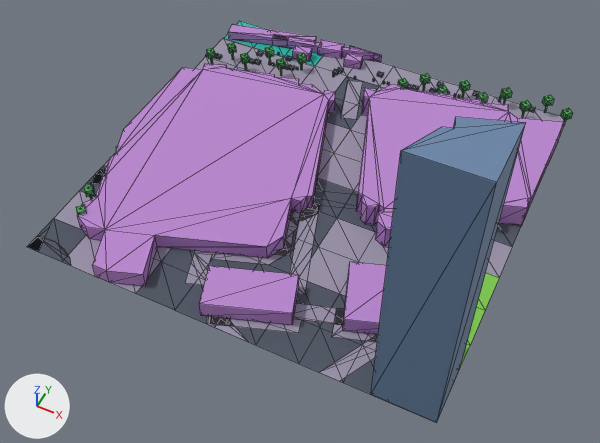
A saved change to the glTF model public/maps/melbourne/chunks/4_-14.glb.
The view is the same before and after, from a 50 mm lens placed at (607.8, 1467.1, 176.6), pointed at (542.5, 1597.7, 13.4). Every picture has the same lights, and +X, +Y and +Z are marked at lower left. The picture after the commit comes second. Mesh edges are drawn as thin lines. Where no turn or scale is listed for an object, it has been applied to the vertices. Vertices at exactly the same position are counted once.

The older version as bpy lines, for what is in view:
```python
me_mesh_0 = bpy.data.meshes.new('Mesh_0')
me_mesh_0.from_pydata(...)  # 1175 vertices, 1772 faces; spans x -60.6..60.6, y -60.6..60.6, z -40.1..40.1
# faces by material slot: [79, 187, 8, 6, 416, 20, 600, 456]
me_mesh_0.materials.append(mat_asphalt)  # greyish blue #4f5563
me_mesh_0.materials.append(mat_pavement)  # grey #9a93a8
me_mesh_0.materials.append(mat_grass)  # green #7ec84f
me_mesh_0.materials.append(mat_water)  # cyan #2ec2af
me_mesh_0.materials.append(mat_commercial)  # purple #b985cf
me_mesh_0.materials.append(mat_skyscraper)  # blue #718caf
me_mesh_0.materials.append(mat_vegetation)  # green #50a65d
me_mesh_0.materials.append(mat_prop)  # greyish blue #697681
ob_compiled_chunk = bpy.data.objects.new('compiled-chunk', me_mesh_0)
ob_compiled_chunk.location = (534.6, 1626.6, 40.2)
```
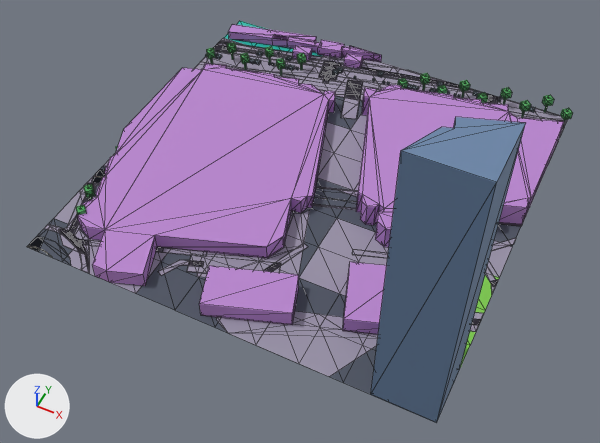
Where the newer file only moved an object's origin or applied its transform, the numbers keep the older frame.

What the commit changed:
Material 'cycleway' (mat_cycleway) is new.
Its base color is (0.34, 0.18, 0.14) (brown #9e7669).
Its roughness is 0.9.
Material 'marking' (mat_marking) is new.
Its base color is (0.94, 0.92, 0.78) (white #f8f6e5).
Its roughness is 0.72.
me_mesh_0 is used by ob_compiled_chunk; location (534.6, 1626.6, 40.2).
me_mesh_0 had 1175 vertices, 1772 faces and spanned x -60.6..60.6, y -60.6..60.6, z -40.1..40.1.
me_mesh_0 now has 1717 vertices, 2501 faces and spans x -60.6..60.6, y -60.6..60.6, z -41.0..40.1.
me_mesh_0 part 1: the loose piece of 22 vertices spanning x -8.0..6.7, y -32.7..-9.7, z -39.8 is rebuilt with 19 vertices and now spans x -16.0..12.3, y -48.7..-13.1, z -39.8.
me_mesh_0 part 2: the loose piece of 10 vertices spanning x -3.9..31.0, y -60.2..-39.7, z -39.8 is rebuilt with 12 vertices and now spans x -1.7..40.0, y -60.6..-42.9, z -39.8.
me_mesh_0 part 3: the loose piece of 10 vertices spanning x 24.7..42.7, y -60.6..-39.7, z -39.8 is deleted.
me_mesh_0 part 4: the loose piece of 8 vertices spanning x -5.1..9.3, y -60.6..-53.8, z -39.8 is deleted.
me_mesh_0 part 5: 23 vertices removed from x -19.1..59.4, y -51.9..14.5, z -39.8; 294 vertices added at x -60.6..59.4, y -60.6..16.3, z -39.8..-39.7.
me_mesh_0 part 6: 290 vertices added at x -60.6..59.4, y 26.3..59.4, z -41.0..-39.7.
me_mesh_0 gains material mat_marking (white #f8f6e5).
me_mesh_0 gains material mat_cycleway (brown #9e7669).

Pixel boxes [x1, y1, x2, y2] of what changed, in the pictures (600 x 443 px):
part 1 of me_mesh_0, rebuilt: before [276, 202, 322, 256]; after [196, 210, 310, 278]
part 2 of me_mesh_0, rebuilt (20% wider, 116% taller): before [210, 303, 344, 333]; after [217, 311, 378, 377]
part 3 of me_mesh_0, deleted: before [319, 308, 378, 381]
part 4 of me_mesh_0, deleted: before [206, 316, 248, 342]
part 5 of me_mesh_0, reshaped: before [92, 169, 526, 295]; after [28, 169, 526, 332]
part 6 of me_mesh_0, added: after [194, 40, 567, 138]
